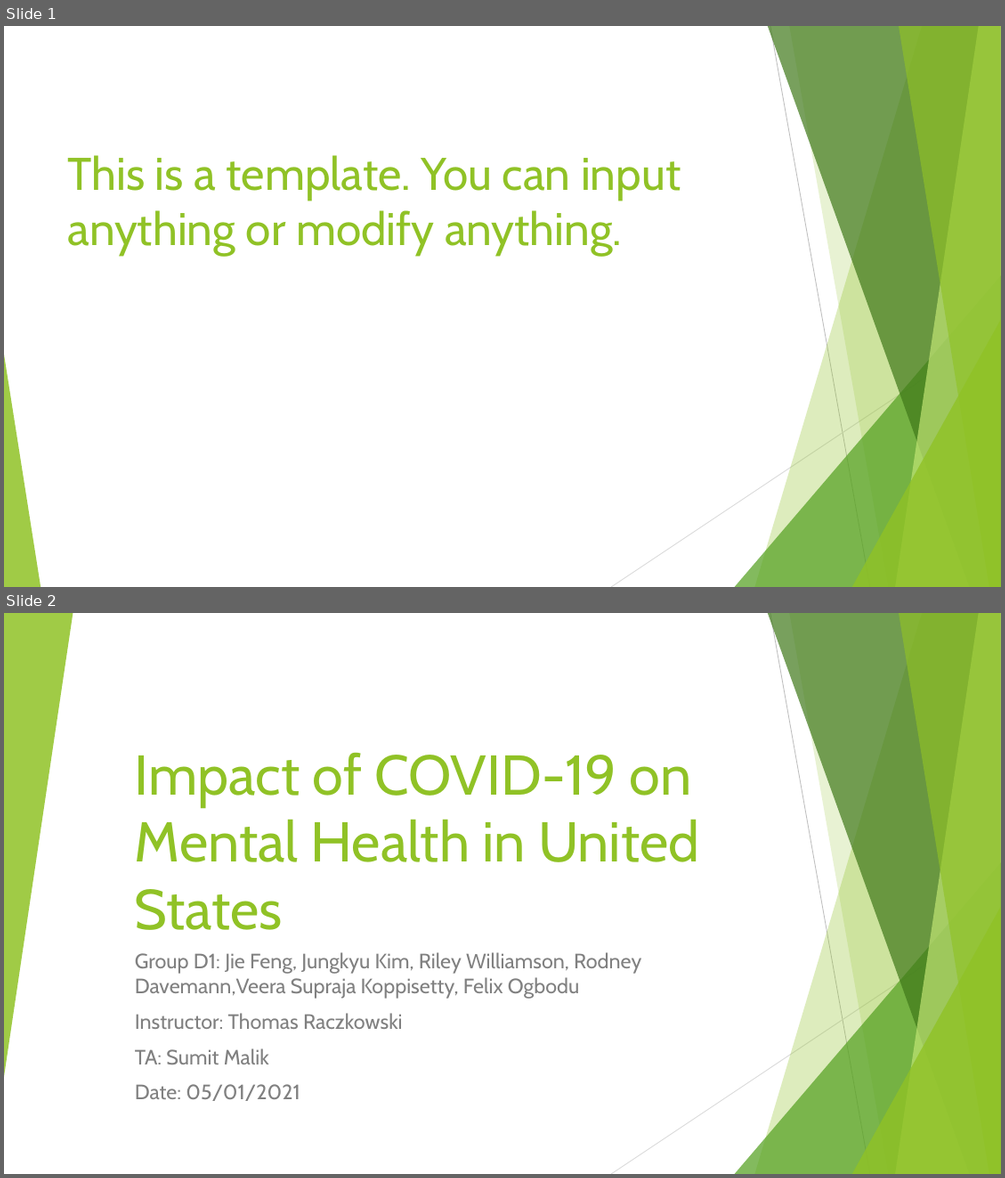
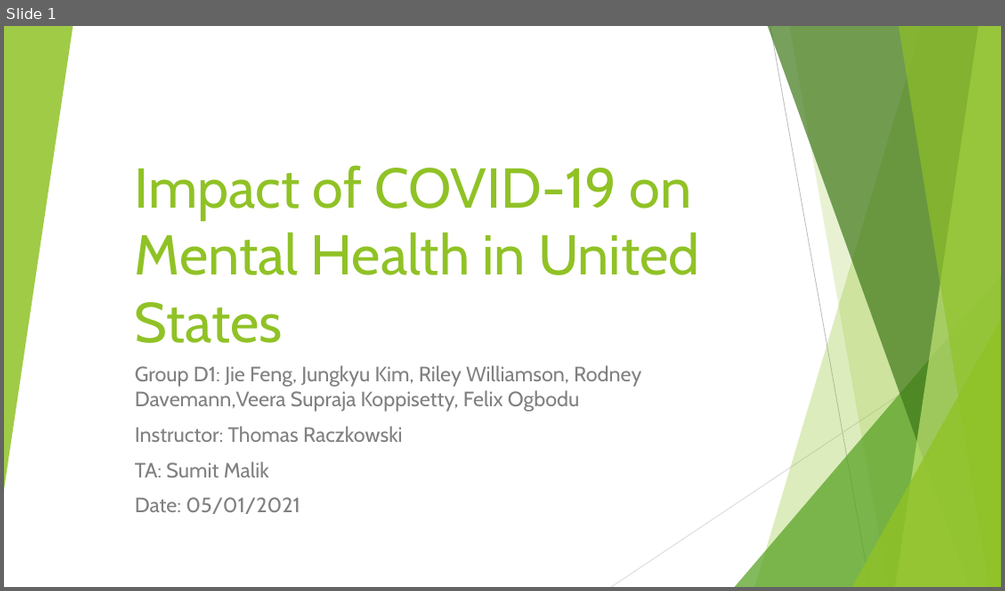
Before and after one commit to fengrujie0721/Impact-of-COVID-19-on-Mental-Health-in-United-States, a slide deck: impact of covid on mental health.pptx. Shown one above the other, each under a label of ours: slides 1 and 2 before the commit, slide 1 after it. The pictures are 1005x1178 and 1005x591 pixels, drawn with LibreOffice and Linux fonts; fonts in the diff are those of the drawing. Boxes give left, top, right and bottom in pixels: in the first picture for what was removed or moved away, otherwise in the second. Text is boxed around its words. In the diff, an @@ line names an element or a change of style, - is before the commit and + after.

```diff
--- a/impact of covid on mental health.pptx
+++ b/impact of covid on mental health.pptx
@@ slide 1 removed at (4, 26, 1001, 587), background #FFFFFF; not listed: 9 template elements that a slide beside it also shows @@
@@ title removed at (67, 155, 680, 255) @@
-This is a template. You can input anything or modify anything.
@@ triangle removed at (4, 354, 40, 587) @@
@@ what was slide 2 is now slide 1 @@
```
Also in this commit, not shown: 5 slides changed.
